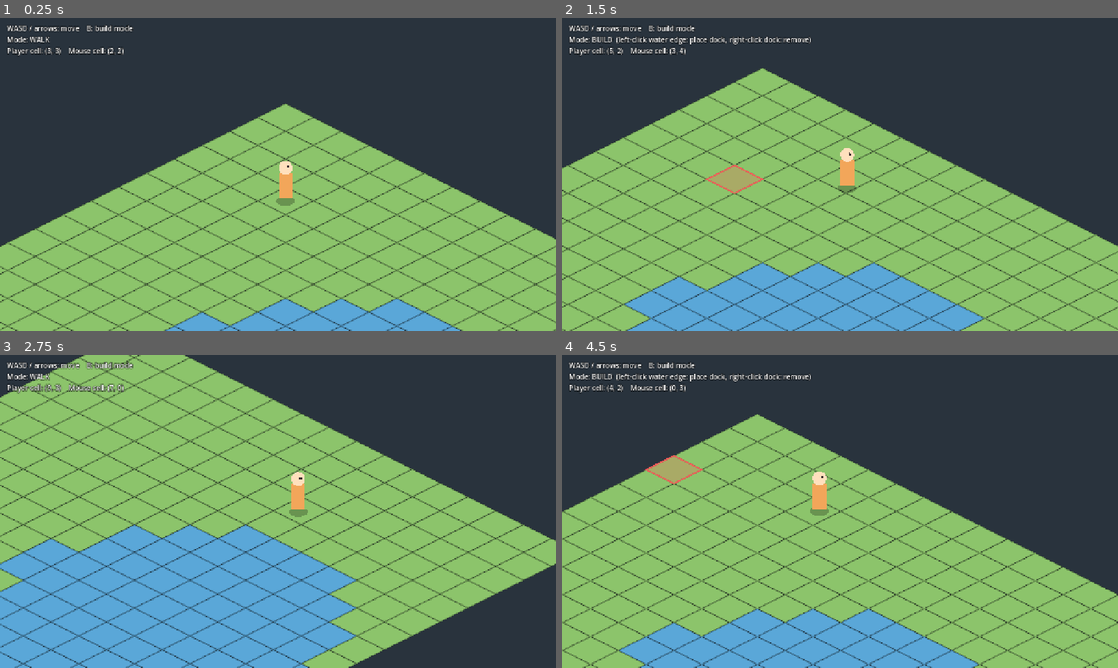
Above: before the commit, frames 1-4 (two rows, left to right).
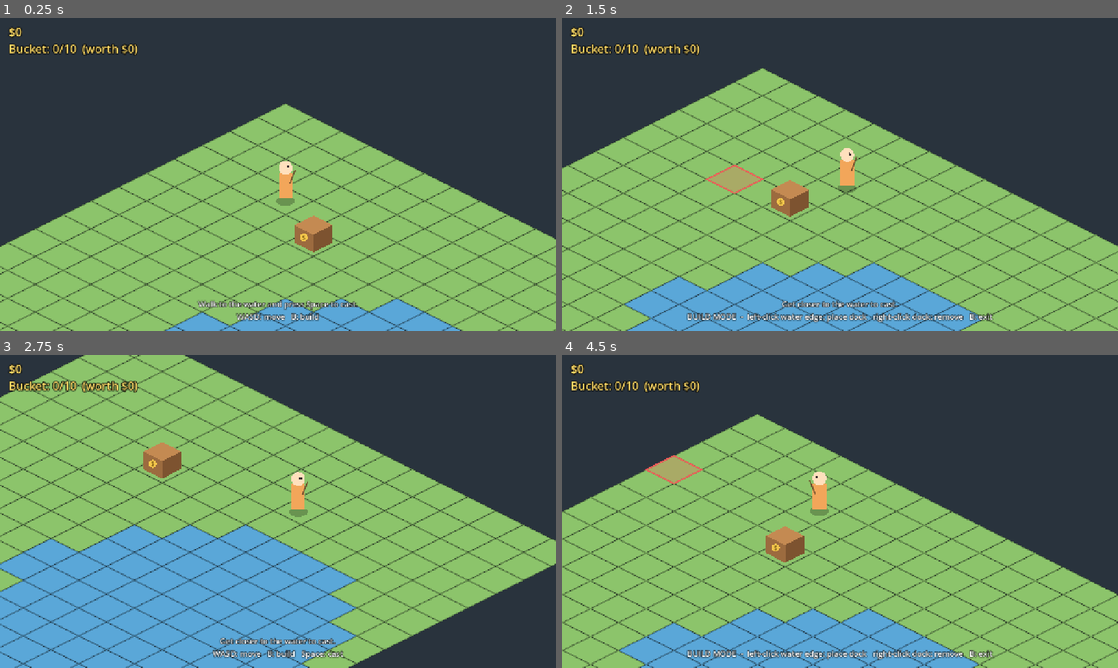
Above: after the commit, the same moments.

Repository: Jefflinnnn/FishNBuild
Game: Godot game, scene res://scenes/main.tscn
Two runs of this game, one before a commit and one after it. Both use one fixed random seed, a clock stepped at 60 frames per second and the inputs below.
Inputs (mouse positions are in pixels of both pictures, inside the frame that each line leads up to):
- Up to frame 1 (0.25 s): no input
- Up to frame 2 (1.5 s): tap Space (action, bound only after the commit) at 0.5, 0.8, 1.35 s; move the mouse to (962, 158) at 0.52 s; hold D (move_right) 0.53-1.28 s; hold B (toggle_build) 0.53-1.28 s; click (962, 158) at 0.67 s; move the mouse to (728, 190) at 1.27 s; hold S (move_down) from 1.28 s (still down); click (728, 190) at 1.42 s
- Up to frame 3 (2.75 s): tap E (interact, bound only after the commit) at 1.55 s; move the mouse to (333, 442) at 2.02 s; release S (move_down) at 2.03 s; hold D (move_right) from 2.03 s (still down); hold E (interact, bound only after the commit) from 2.03 s (still down); click (333, 442) at 2.17 s; tap B (toggle_build) at 2.3 s
- Up to frame 4 (4.5 s): move the mouse to (812, 574) at 2.77 s; release D (move_right) at 2.78 s; release E (interact, bound only after the commit) at 2.78 s; hold W (move_up) 2.78-3.53 s; tap B (toggle_build) at 2.85 s; click (812, 574) at 2.92 s; tap Space (action, bound only after the commit) at 3.05 s; move the mouse to (1006, 558) at 3.52 s; hold Space (action, bound only after the commit) 3.53-4.28 s; hold A (move_left) from 3.53 s (still down); click (1006, 558) at 3.67 s; tap E (interact, bound only after the commit) at 3.8, 4.35 s; move the mouse to (673, 464) at 4.27 s; click (673, 464) at 4.42 s

The runs differ from the first frame. In frame 1, 2.2% of the frame differs, in the area x 1-65%, y 2-97%; in frame 2, 3.2%, in the area x 1-78%, y 2-98%; in frame 3, 2.5%; in frame 4, 3.0%.

Commit message:
Add fishing and selling
- Cast with Space toward the nearest water in the facing direction,
  wait for a bite, then hit the green zone in a timing reel minigame
- Two fish defined as data (Bluegill $5, Rainbow Trout $15) with
  weighted rarity and per-fish reel difficulty
- Bucket holds 10 fish; sell everything at the selling box with E
- Game autoload for money and bucket, Sfx autoload that plays sounds
  from res://audio/ once they exist
- HUD with money, bucket count and value, context hints, and floating
  catch and coin popups

Diff:
--- /dev/null
+++ b/data/fish/fish_01.tres
@@ -0,0 +1,13 @@
+[gd_resource type="Resource" script_class="FishData" load_steps=2 format=3]
+
+[ext_resource type="Script" path="res://scripts/fish_data.gd" id="1_fish"]
+
+[resource]
+script = ExtResource("1_fish")
+id = "bluegill"
+display_name = "Bluegill"
+price = 5
+weight = 3.0
+difficulty = 0.2
+sprite_path = "res://art/fish_01.png"
+color = Color(0.36, 0.55, 0.85, 1)
--- /dev/null
+++ b/data/fish/fish_02.tres
@@ -0,0 +1,13 @@
+[gd_resource type="Resource" script_class="FishData" load_steps=2 format=3]
+
+[ext_resource type="Script" path="res://scripts/fish_data.gd" id="1_fish"]
+
+[resource]
+script = ExtResource("1_fish")
+id = "rainbow_trout"
+display_name = "Rainbow Trout"
+price = 15
+weight = 1.0
+difficulty = 0.6
+sprite_path = "res://art/fish_02.png"
+color = Color(0.93, 0.55, 0.6, 1)
--- a/project.godot
+++ b/project.godot
@@ -15,6 +15,11 @@
 config/features=PackedStringArray("4.7", "Forward Plus")
 config/icon="res://icon.svg"
 
+[autoload]
+
+Game="*res://scripts/game_state.gd"
+Sfx="*res://scripts/sfx.gd"
+
 [display]
 
 window/size/viewport_width=1280
--- a/scenes/main.tscn
+++ b/scenes/main.tscn
@@ -1,9 +1,12 @@
-[gd_scene load_steps=5 format=3]
+[gd_scene load_steps=8 format=3]
 
 [ext_resource type="Script" path="res://scripts/main.gd" id="1_main"]
 [ext_resource type="Script" path="res://scripts/iso_grid.gd" id="2_grid"]
 [ext_resource type="Script" path="res://scripts/player.gd" id="3_player"]
 [ext_resource type="Script" path="res://scripts/grid_cursor.gd" id="4_cursor"]
+[ext_resource type="Script" path="res://scripts/fishing.gd" id="5_fishing"]
+[ext_resource type="Script" path="res://scripts/selling_box.gd" id="6_box"]
+[ext_resource type="Script" path="res://scripts/reel_bar.gd" id="7_reel"]
 
 [node name="Main" type="Node2D"]
 script = ExtResource("1_main")
@@ -20,18 +23,59 @@
 [node name="Objects" type="Node2D" parent="World"]
 y_sort_enabled = true
 
+[node name="SellingBox" type="Node2D" parent="World/Objects"]
+script = ExtResource("6_box")
+
 [node name="Player" type="Node2D" parent="World/Objects"]
 script = ExtResource("3_player")
 
 [node name="Camera2D" type="Camera2D" parent="World/Objects/Player"]
 position_smoothing_enabled = true
 
+[node name="Fishing" type="Node2D" parent="World/Objects"]
+script = ExtResource("5_fishing")
+
+[node name="Fx" type="Node2D" parent="World"]
+z_index = 100
+
 [node name="UI" type="CanvasLayer" parent="."]
 
 [node name="Hud" type="Label" parent="UI"]
-offset_left = 16.0
-offset_top = 12.0
+offset_left = 20.0
+offset_top = 14.0
+theme_override_colors/font_color = Color(1, 0.86, 0.4, 1)
+theme_override_colors/font_outline_color = Color(0, 0, 0, 0.85)
+theme_override_constants/outline_size = 8
+theme_override_font_sizes/font_size = 26
+text = "$0"
+
+[node name="Hint" type="Label" parent="UI"]
+anchors_preset = 12
+anchor_top = 1.0
+anchor_right = 1.0
+anchor_bottom = 1.0
+offset_top = -90.0
+offset_bottom = -20.0
+grow_horizontal = 2
+grow_vertical = 0
 theme_override_colors/font_color = Color(1, 1, 1, 1)
-theme_override_colors/font_outline_color = Color(0, 0, 0, 0.8)
+theme_override_colors/font_outline_color = Color(0, 0, 0, 0.85)
 theme_override_constants/outline_size = 6
-text = "..."
+theme_override_font_sizes/font_size = 18
+horizontal_alignment = 1
+vertical_alignment = 2
+
+[node name="ReelBar" type="Control" parent="UI"]
+layout_mode = 3
+anchors_preset = 7
+anchor_left = 0.5
+anchor_top = 1.0
+anchor_right = 0.5
+anchor_bottom = 1.0
+offset_left = -230.0
+offset_top = -210.0
+offset_right = 230.0
+offset_bottom = -110.0
+grow_horizontal = 2
+grow_vertical = 0
+script = ExtResource("7_reel")
--- /dev/null
+++ b/scripts/fish_data.gd
@@ -0,0 +1,20 @@
+class_name FishData
+extends Resource
+## One fish species. Add a new .tres in res://data/fish/ to add a fish.
+
+@export var id := ""
+@export var display_name := ""
+@export var price := 5
+## Relative chance of being picked on a catch.
+@export var weight := 1.0
+## 0 = easy, 1 = hard. Shrinks the reel zone and speeds up the marker.
+@export_range(0.0, 1.0) var difficulty := 0.3
+@export_file("*.png") var sprite_path := ""
+## Placeholder color until the sprite exists.
+@export var color := Color.SILVER
+
+
+func get_icon() -> Texture2D:
+	if sprite_path != "" and ResourceLoader.exists(sprite_path):
+		return load(sprite_path)
+	return null
--- /dev/null
+++ b/scripts/fishing.gd
@@ -0,0 +1,166 @@
+extends Node2D
+## Cast -> wait -> bite -> reel. Lives in the y-sorted Objects layer; its position
+## is the bobber, so it sorts correctly against the player.
+
+signal caught(fish: FishData)
+signal message(text: String)
+
+enum State { IDLE, CASTING, WAITING, BITE, REELING }
+
+const CAST_RANGE := 3          # cells
+const CAST_TIME := 0.45        # seconds of bobber flight
+const WAIT_MIN := 2.0
+const WAIT_MAX := 5.0
+const BITE_WINDOW := 1.2
+const ROD_TIP := Vector2(22, -70)  # relative to the player's feet
+
+var grid: IsoGrid
+var player: Node2D
+var reel_bar: Control
+## Lamps and other decor can lower this later (1.0 = normal).
+var wait_multiplier := 1.0
+
+var state := State.IDLE
+var _timer := 0.0
+var _from := Vector2.ZERO
+var _to := Vector2.ZERO
+var _fish: FishData
+var _t := 0.0  # free-running clock for bobbing / ripples
+
+
+func _ready() -> void:
+	visible = false
+
+
+func is_busy() -> bool:
+	return state != State.IDLE
+
+
+func can_cast() -> bool:
+	return state == State.IDLE and _pick_target() != Vector2i(-1, -1)
+
+
+## Space bar. What it does depends on the state.
+func press_action() -> void:
+	match state:
+		State.IDLE:
+			_try_cast()
+		State.WAITING:
+			message.emit("Reeled in too early.")
+			_reset()
+		State.BITE:
+			_start_reel()
+		State.REELING:
+			reel_bar.press()
+
+
+func _try_cast() -> void:
+	if Game.bucket_full():
+		message.emit("Bucket is full. Sell your fish at the box.")
+		return
+	var cell := _pick_target()
+	if cell == Vector2i(-1, -1):
+		message.emit("Get closer to the water to cast.")
+		return
+	_from = _rod_tip()
+	_to = grid.cell_to_world(cell)
+	_timer = 0.0
+	state = State.CASTING
+	visible = true
+	Sfx.play("cast")
+
+
+func _rod_tip() -> Vector2:
+	var side := -1.0 if player.facing.x < 0 else 1.0
+	return player.global_position + ROD_TIP * Vector2(side, 1)
+
+
+## Best water cell within range, preferring the direction the player faces.
+func _pick_target() -> Vector2i:
+	var here: Vector2i = grid.world_to_cell(player.global_position)
+	var best := Vector2i(-1, -1)
+	var best_score := -INF
+	for dy in range(-CAST_RANGE, CAST_RANGE + 1):
+		for dx in range(-CAST_RANGE, CAST_RANGE + 1):
+			var c := here + Vector2i(dx, dy)
+			if not grid.is_water(c):
+				continue
+			var d: Vector2 = grid.cell_to_world(c) - player.global_position
+			var score: float = d.normalized().dot(player.facing) * 2.0 - d.length() / 250.0
+			if score > best_score:
+				best_score = score
+				best = c
+	return best
+
+
+func _process(delta: float) -> void:
+	_t += delta
+	match state:
+		State.CASTING:
+			_timer += delta
+			var k := clampf(_timer / CAST_TIME, 0.0, 1.0)
+			global_position = _from.lerp(_to, k) + Vector2(0, -sin(k * PI) * 90.0)
+			if k >= 1.0:
+				Sfx.play("splash")
+				state = State.WAITING
+				_timer = randf_range(WAIT_MIN, WAIT_MAX) * wait_multiplier
+		State.WAITING:
+			_timer -= delta
+			if _timer <= 0.0:
+				_fish = Game.roll_fish()
+				state = State.BITE
+				_timer = BITE_WINDOW
+				Sfx.play("bite")
+				message.emit("! Bite! Press Space!")
+		State.BITE:
+			_timer -= delta
+			if _timer <= 0.0:
+				message.emit("It got away...")
+				_reset()
+	if visible:
+		queue_redraw()
+
+
+func _start_reel() -> void:
+	state = State.REELING
+	reel_bar.finished.connect(_on_reel_finished, CONNECT_ONE_SHOT)
+	reel_bar.start(_fish.difficulty)
+
+
+func _on_reel_finished(success: bool) -> void:
+	if success:
+		Game.add_fish(_fish)
+		caught.emit(_fish)
+	else:
+		message.emit("The %s slipped off the hook." % _fish.display_name)
+	_reset()
+
+
+func _reset() -> void:
+	state = State.IDLE
+	_fish = null
+	visible = false
+
+
+func _draw() -> void:
+	if state == State.IDLE:
+		return
+	var bob := Vector2.ZERO
+	if state == State.WAITING:
+		bob.y = sin(_t * 3.0) * 2.0
+	elif state in [State.BITE, State.REELING]:
+		bob.y = 6.0 + sin(_t * 30.0) * 2.0
+	# Line from rod tip to bobber.
+	var tip := to_local(_rod_tip())
+	draw_line(tip, bob + Vector2(0, -6), Color(1, 1, 1, 0.8), 1.5, true)
+	# Ripples once it's in the water.
+	if state != State.CASTING:
+		var rings := 3 if state == State.BITE else 1
+		for i in rings:
+			var p := fmod(_t * (1.6 if state == State.BITE else 0.6) + i / float(rings), 1.0)
+			draw_set_transform(Vector2.ZERO, 0, Vector2(1, 0.5))
+			draw_arc(Vector2.ZERO, 8 + p * 30, 0, TAU, 32, Color(1, 1, 1, 0.7 * (1.0 - p)), 2.0, true)
+			draw_set_transform(Vector2.ZERO)
+	# Bobber: red top, white bottom.
+	draw_circle(bob + Vector2(0, -6), 7, Color("e8e8e8"))
+	draw_circle(bob + Vector2(0, -9), 5, Color("e2483d"))
--- /dev/null
+++ b/scripts/game_state.gd
@@ -0,0 +1,65 @@
+extends Node
+## Autoload "Game": money, the fish bucket, and the fish table.
+## Everything save/load will need later lives here.
+
+signal money_changed(money: int)
+signal bucket_changed(bucket: Array)
+
+const FISH_DIR := "res://data/fish/"
+const BUCKET_CAP := 10
+
+var money := 0
+var bucket: Array[FishData] = []
+var fish_table: Array[FishData] = []
+
+
+func _ready() -> void:
+	for file in ResourceLoader.list_directory(FISH_DIR):
+		if file.ends_with(".tres") or file.ends_with(".res"):
+			var f := load(FISH_DIR + file) as FishData
+			if f:
+				fish_table.append(f)
+	if fish_table.is_empty():
+		push_error("No fish found in %s" % FISH_DIR)
+
+
+## Weighted random pick from the fish table.
+func roll_fish() -> FishData:
+	var total := 0.0
+	for f in fish_table:
+		total += f.weight
+	var r := randf() * total
+	for f in fish_table:
+		r -= f.weight
+		if r <= 0.0:
+			return f
+	return fish_table.back()
+
+
+func bucket_full() -> bool:
+	return bucket.size() >= BUCKET_CAP
+
+
+func add_fish(f: FishData) -> bool:
+	if bucket_full():
+		return false
+	bucket.append(f)
+	bucket_changed.emit(bucket)
+	return true
+
+
+func bucket_value() -> int:
+	var total := 0
+	for f in bucket:
+		total += f.price
+	return total
+
+
+## Sells everything in the bucket. Returns the money earned.
+func sell_all() -> int:
+	var earned := bucket_value()
+	bucket.clear()
+	money += earned
+	bucket_changed.emit(bucket)
+	money_changed.emit(money)
+	return earned
--- a/scripts/iso_grid.gd
+++ b/scripts/iso_grid.gd
@@ -20,6 +20,9 @@
 # Lake: an ellipse of water in the lower-right half of the map.
 const LAKE_CENTER := Vector2(10.5, 9.5)
 const LAKE_RADIUS := Vector2(4.6, 5.2)
+
+## Cells occupied by solid objects (e.g. the selling box). cell -> node
+var blocked := {}
 
 
 func _ready() -> void:
@@ -83,8 +86,14 @@
 
 
 func is_walkable(cell: Vector2i) -> bool:
+	if blocked.has(cell):
+		return false
 	var k := get_kind(cell)
 	return k == Kind.GRASS or k == Kind.DOCK
+
+
+func is_water(cell: Vector2i) -> bool:
+	return get_kind(cell) == Kind.WATER
 
 
 ## World position -> grid cell.
--- a/scripts/main.gd
+++ b/scripts/main.gd
@@ -1,16 +1,23 @@
 extends Node2D
-## Grid MVP: walk around a 16x16 isometric lake, toggle build mode,
-## place dock tiles on the water's edge and remove them.
+## Grid MVP: walk around a 16x16 isometric lake, fish from the shore or a dock,
+## sell the bucket at the selling box, and place/remove dock tiles in build mode.
 
 const START_CELL := Vector2i(3, 3)
 
 @onready var grid: IsoGrid = $World/Ground
 @onready var player: Node2D = $World/Objects/Player
+@onready var fishing: Node2D = $World/Objects/Fishing
+@onready var selling_box: Node2D = $World/Objects/SellingBox
 @onready var cursor: Node2D = $World/Cursor
+@onready var fx: Node2D = $World/Fx
 @onready var hud: Label = $UI/Hud
+@onready var hint: Label = $UI/Hint
+@onready var reel_bar: Control = $UI/ReelBar
 
 var build_mode := false
 var hovered := Vector2i(-1, -1)
+var _message := ""
+var _message_time := 0.0
 
 
 func _enter_tree() -> void:
@@ -20,27 +27,62 @@
 func _ready() -> void:
 	player.grid = grid
 	player.global_position = grid.cell_to_world(START_CELL)
-	_update_hud()
+	selling_box.setup(grid)
+	fishing.grid = grid
+	fishing.player = player
+	fishing.reel_bar = reel_bar
+	fishing.caught.connect(_on_caught)
+	fishing.message.connect(_show_message)
+	_show_message("Walk to the water and press Space to cast.", 6.0)
 
 
-func _process(_delta: float) -> void:
+func _process(delta: float) -> void:
+	player.locked = fishing.is_busy()
 	hovered = grid.world_to_cell(get_global_mouse_position())
 	cursor.visible = build_mode and grid.in_bounds(hovered)
 	if cursor.visible:
 		cursor.global_position = grid.cell_to_world(hovered)
 		cursor.valid = grid.can_place_dock(hovered) or _can_remove(hovered)
+	if _message_time > 0.0:
+		_message_time -= delta
 	_update_hud()
 
 
 func _unhandled_input(event: InputEvent) -> void:
-	if event.is_action_pressed("toggle_build"):
+	if event.is_action_pressed("toggle_build") and not fishing.is_busy():
 		build_mode = not build_mode
-	elif build_mode and event is InputEventMouseButton and event.pressed:
-		var cell := grid.world_to_cell(get_global_mouse_position())
-		if event.button_index == MOUSE_BUTTON_LEFT and grid.can_place_dock(cell):
-			grid.set_kind(cell, IsoGrid.Kind.DOCK)
-		elif event.button_index == MOUSE_BUTTON_RIGHT and _can_remove(cell):
-			grid.set_kind(cell, IsoGrid.Kind.WATER)
+	elif build_mode:
+		if event is InputEventMouseButton and event.pressed:
+			var cell := grid.world_to_cell(get_global_mouse_position())
+			if event.button_index == MOUSE_BUTTON_LEFT and grid.can_place_dock(cell):
+				grid.set_kind(cell, IsoGrid.Kind.DOCK)
+			elif event.button_index == MOUSE_BUTTON_RIGHT and _can_remove(cell):
+				grid.set_kind(cell, IsoGrid.Kind.WATER)
+	elif event.is_action_pressed("action"):
+		fishing.press_action()
+	elif event.is_action_pressed("interact") and _near_box():
+		_sell()
+
+
+func _near_box() -> bool:
+	return selling_box.is_player_near(player.current_cell()) and not fishing.is_busy()
+
+
+func _sell() -> void:
+	if Game.bucket.is_empty():
+		_show_message("Your bucket is empty. Go catch something!")
+		return
+	var n := Game.bucket.size()
+	var earned := Game.sell_all()
+	Sfx.play("coin")
+	PopupText.spawn(fx, selling_box.global_position + Vector2(0, -80), "+$%d" % earned, Color("ffd34d"), 32)
+	_show_message("Sold %d fish for $%d." % [n, earned])
+
+
+func _on_caught(fish: FishData) -> void:
+	PopupText.spawn(fx, player.global_position + Vector2(0, -110), "%s!  ($%d)" % [fish.display_name, fish.price],
+		fish.color.lightened(0.3))
+	_show_message("Caught a %s. Bucket %d/%d." % [fish.display_name, Game.bucket.size(), Game.BUCKET_CAP])
 
 
 func _can_remove(cell: Vector2i) -> bool:
@@ -48,10 +90,27 @@
 	return grid.can_remove_dock(cell) and cell != player.current_cell()
 
 
+func _show_message(text: String, seconds := 2.5) -> void:
+	_message = text
+	_message_time = seconds
+
+
 func _update_hud() -> void:
-	var mode := "BUILD  (left-click water edge: place dock, right-click dock: remove)" if build_mode else "WALK"
-	hud.text = "WASD / arrows: move    B: build mode\nMode: %s\nPlayer cell: %s    Mouse cell: %s" % [
-		mode, player.current_cell(), hovered if grid.in_bounds(hovered) else "-"]
+	hud.text = "$%d\nBucket: %d/%d  (worth $%d)" % [
+		Game.money, Game.bucket.size(), Game.BUCKET_CAP, Game.bucket_value()]
+	var lines: PackedStringArray = []
+	if _message_time > 0.0:
+		lines.append(_message)
+	if build_mode:
+		lines.append("BUILD MODE  -  left-click water edge: place dock   right-click dock: remove   B: exit")
+	elif not fishing.is_busy():
+		var prompts: PackedStringArray = ["WASD: move", "B: build"]
+		if fishing.can_cast():
+			prompts.append("Space: cast")
+		if _near_box() and not Game.bucket.is_empty():
+			prompts.append("E: sell fish ($%d)" % Game.bucket_value())
+		lines.append("   ".join(prompts))
+	hint.text = "\n".join(lines)
 
 
 func _register_inputs() -> void:
@@ -61,6 +120,8 @@
 		"move_up": [KEY_W, KEY_UP],
 		"move_down": [KEY_S, KEY_DOWN],
 		"toggle_build": [KEY_B],
+		"action": [KEY_SPACE],
+		"interact": [KEY_E],
 	}
 	for action in keys:
 		if InputMap.has_action(action):
--- a/scripts/player.gd
+++ b/scripts/player.gd
@@ -5,12 +5,18 @@
 @export var speed := 260.0
 
 var grid: IsoGrid
+## Last screen direction moved in; fishing casts this way.
+var facing := Vector2(1, 0.5).normalized()
+## Set while fishing so the player stays put.
+var locked := false
 
 
 func _process(delta: float) -> void:
 	var dir := Input.get_vector("move_left", "move_right", "move_up", "move_down")
-	if dir == Vector2.ZERO:
+	if dir == Vector2.ZERO or locked:
 		return
+	facing = dir.normalized()
+	queue_redraw()
 	# Halve vertical speed so movement feels right on a 2:1 isometric floor.
 	var step := Vector2(dir.x, dir.y * 0.5).normalized() * speed * delta
 	# Try the full step, then each axis alone so the player slides along shorelines.
@@ -35,4 +41,7 @@
 	draw_set_transform(Vector2.ZERO)
 	draw_rect(Rect2(-16, -64, 32, 58), Color("f2a65a"))
 	draw_circle(Vector2(0, -76), 16, Color("ffe0bd"))
-	draw_circle(Vector2(6, -78), 3, Color("3b2f2f"))
+	var side := -1.0 if facing.x < 0 else 1.0
+	draw_circle(Vector2(6 * side, -78), 3, Color("3b2f2f"))
+	# Rod: a thin stick from the hand out toward the facing side.
+	draw_line(Vector2(10 * side, -40), Vector2(22 * side, -70), Color("6b4a2b"), 3.0, true)
--- /dev/null
+++ b/scripts/popup_text.gd
@@ -0,0 +1,23 @@
+class_name PopupText
+extends RefCounted
+## Floating text that rises and fades out ("+$20", "Bluegill!").
+
+static func spawn(parent: Node, at: Vector2, text: String, color := Color.WHITE, size := 26) -> void:
+	var p := Node2D.new()
+	p.z_index = 100
+	parent.add_child(p)
+	p.global_position = at
+	var l := Label.new()
+	l.text = text
+	l.add_theme_font_size_override("font_size", size)
+	l.add_theme_color_override("font_color", color)
+	l.add_theme_color_override("font_outline_color", Color(0, 0, 0, 0.85))
+	l.add_theme_constant_override("outline_size", 6)
+	l.horizontal_alignment = HORIZONTAL_ALIGNMENT_CENTER
+	l.size = Vector2(400, 40)
+	l.position = Vector2(-200, -20)
+	p.add_child(l)
+	var tw := p.create_tween().set_parallel()
+	tw.tween_property(p, "position:y", p.position.y - 60, 1.2).set_ease(Tween.EASE_OUT).set_trans(Tween.TRANS_CUBIC)
+	tw.tween_property(p, "modulate:a", 0.0, 0.5).set_delay(0.8)
+	tw.chain().tween_callback(p.queue_free)
--- /dev/null
+++ b/scripts/reel_bar.gd
@@ -0,0 +1,82 @@
+extends Control
+## Reel minigame: a marker sweeps across the bar; press Space while it's in the
+## green zone. Harder fish = smaller zone + faster marker. One press decides it.
+
+signal finished(success: bool)
+
+const BAR_SIZE := Vector2(420, 34)
+const TIME_LIMIT := 4.0
+
+var _active := false
+var _marker := 0.0     # 0..1
+var _dir := 1.0
+var _speed := 1.0      # bar widths per second
+var _zone_start := 0.0
+var _zone_size := 0.3
+var _time_left := 0.0
+var _flash := 0.0
+var _flash_color := Color.WHITE
+
+
+func _ready() -> void:
+	custom_minimum_size = BAR_SIZE + Vector2(0, 40)
+	visible = false
+
+
+func start(difficulty: float) -> void:
+	_zone_size = lerpf(0.32, 0.14, difficulty)
+	_speed = lerpf(0.9, 1.8, difficulty)
+	_zone_start = randf_range(0.15, 0.85 - _zone_size)
+	_marker = 0.0
+	_dir = 1.0
+	_time_left = TIME_LIMIT
+	_active = true
+	visible = true
+
+
+func press() -> void:
+	if not _active:
+		return
+	var hit := _marker >= _zone_start and _marker <= _zone_start + _zone_size
+	_finish(hit)
+
+
+func _finish(success: bool) -> void:
+	_active = false
+	_flash = 0.35
+	_flash_color = Color(0.4, 1, 0.5) if success else Color(1, 0.4, 0.4)
+	finished.emit(success)
+
+
+func _process(delta: float) -> void:
+	if _active:
+		_marker += _dir * _speed * delta
+		if _marker >= 1.0 or _marker <= 0.0:
+			_marker = clampf(_marker, 0.0, 1.0)
+			_dir *= -1.0
+		_time_left -= delta
+		if _time_left <= 0.0:
+			_finish(false)
+	elif _flash > 0.0:
+		_flash -= delta
+		if _flash <= 0.0:
+			visible = false
+	queue_redraw()
+
+
+func _draw() -> void:
+	var origin := (size - BAR_SIZE) / 2.0 + Vector2(0, 20)
+	var r := Rect2(origin, BAR_SIZE)
+	draw_string(get_theme_default_font(), origin + Vector2(0, -10), "REEL!  Press Space in the green",
+		HORIZONTAL_ALIGNMENT_CENTER, BAR_SIZE.x, 18)
+	draw_rect(r.grow(4), Color(0, 0, 0, 0.6))
+	draw_rect(r, Color("2d3b48"))
+	draw_rect(Rect2(origin + Vector2(BAR_SIZE.x * _zone_start, 0), Vector2(BAR_SIZE.x * _zone_size, BAR_SIZE.y)),
+		Color("6fcf7a"))
+	var mx := origin.x + BAR_SIZE.x * _marker
+	draw_rect(Rect2(mx - 3, origin.y - 6, 6, BAR_SIZE.y + 12), Color.WHITE)
+	if _active:
+		var t := _time_left / TIME_LIMIT
+		draw_rect(Rect2(origin + Vector2(0, BAR_SIZE.y + 8), Vector2(BAR_SIZE.x * t, 4)), Color(1, 1, 1, 0.6))
+	if _flash > 0.0:
+		draw_rect(r, Color(_flash_color, _flash), false, 4.0)
--- /dev/null
+++ b/scripts/selling_box.gd
@@ -0,0 +1,44 @@
+extends Node2D
+## The selling box: stand next to it and press E to sell the whole bucket.
+## Uses res://art/selling_box.png when it exists, otherwise a placeholder crate.
+
+const ART := "res://art/selling_box.png"
+
+@export var cell := Vector2i(5, 4)
+
+var grid: IsoGrid
+
+
+func setup(g: IsoGrid) -> void:
+	grid = g
+	global_position = grid.cell_to_world(cell)
+	grid.blocked[cell] = self
+	if ResourceLoader.exists(ART):
+		var s := Sprite2D.new()
+		s.texture = load(ART)
+		s.centered = false
+		s.offset = Vector2(-s.texture.get_width() / 2.0, -s.texture.get_height() + 24)
+		add_child(s)
+
+
+## True when the player stands on one of the 8 cells around the box.
+func is_player_near(player_cell: Vector2i) -> bool:
+	var d := (player_cell - cell).abs()
+	return maxi(d.x, d.y) == 1
+
+
+func _draw() -> void:
+	if get_child_count() > 0:
+		return
+	# Placeholder crate: an isometric box with a coin on the front.
+	var w := 44.0
+	var h := 22.0
+	var tall := 40.0
+	var top := PackedVector2Array([Vector2(0, -tall - h), Vector2(w, -tall), Vector2(0, -tall + h), Vector2(-w, -tall)])
+	var left := PackedVector2Array([Vector2(-w, -tall), Vector2(0, -tall + h), Vector2(0, h), Vector2(-w, 0)])
+	var right := PackedVector2Array([Vector2(w, -tall), Vector2(0, -tall + h), Vector2(0, h), Vector2(w, 0)])
+	draw_colored_polygon(left, Color("9c6b3f"))
+	draw_colored_polygon(right, Color("7d5330"))
+	draw_colored_polygon(top, Color("c48a52"))
+	draw_circle(Vector2(-22, -12), 9, Color("f5c84c"))
+	draw_string(ThemeDB.fallback_font, Vector2(-26, -7), "$", HORIZONTAL_ALIGNMENT_LEFT, -1, 14, Color("7a5a12"))
--- /dev/null
+++ b/scripts/sfx.gd
@@ -0,0 +1,21 @@
+extends Node
+## Autoload "Sfx". Sfx.play("cast") plays res://audio/sfx_cast.ogg if it exists,
+## and silently does nothing until Tiffany's sounds land.
+
+const DIR := "res://audio/"
+
+var _cache := {}
+
+
+func play(sound: String) -> void:
+	var path := DIR + "sfx_" + sound + ".ogg"
+	if not _cache.has(path):
+		_cache[path] = load(path) if ResourceLoader.exists(path) else null
+	var stream: AudioStream = _cache[path]
+	if stream == null:
+		return
+	var p := AudioStreamPlayer.new()
+	p.stream = stream
+	add_child(p)
+	p.finished.connect(p.queue_free)
+	p.play()
Not shown, added: scripts/fish_data.gd.uid
Not shown, added: scripts/fishing.gd.uid
Not shown, added: scripts/game_state.gd.uid
Not shown, added: scripts/popup_text.gd.uid
Not shown, added: scripts/reel_bar.gd.uid
Not shown, added: scripts/selling_box.gd.uid
Not shown, added: scripts/sfx.gd.uid
